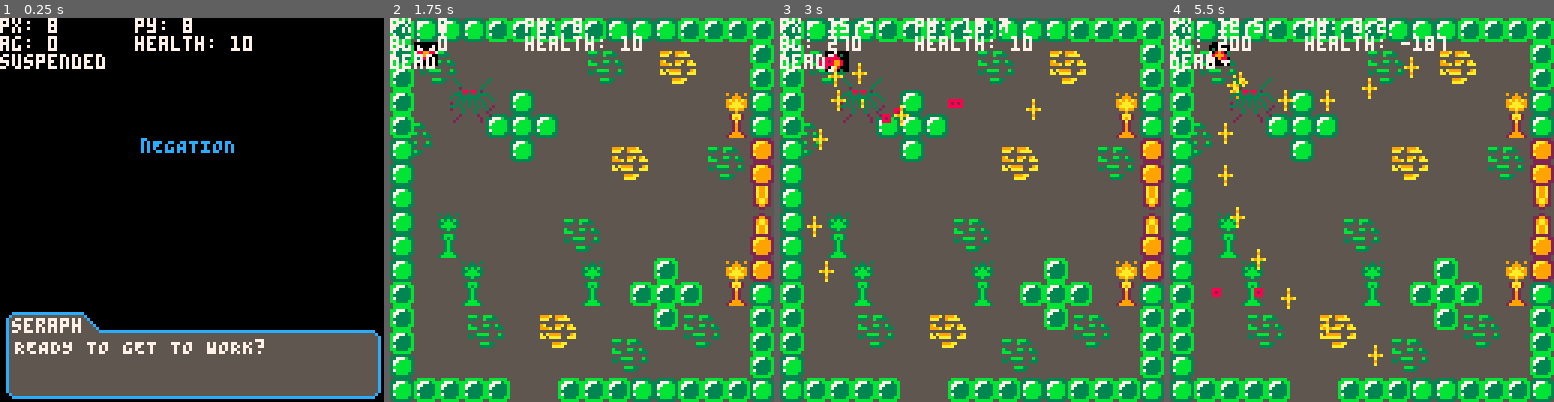
Above: before the commit, frames 1-4 (left to right).
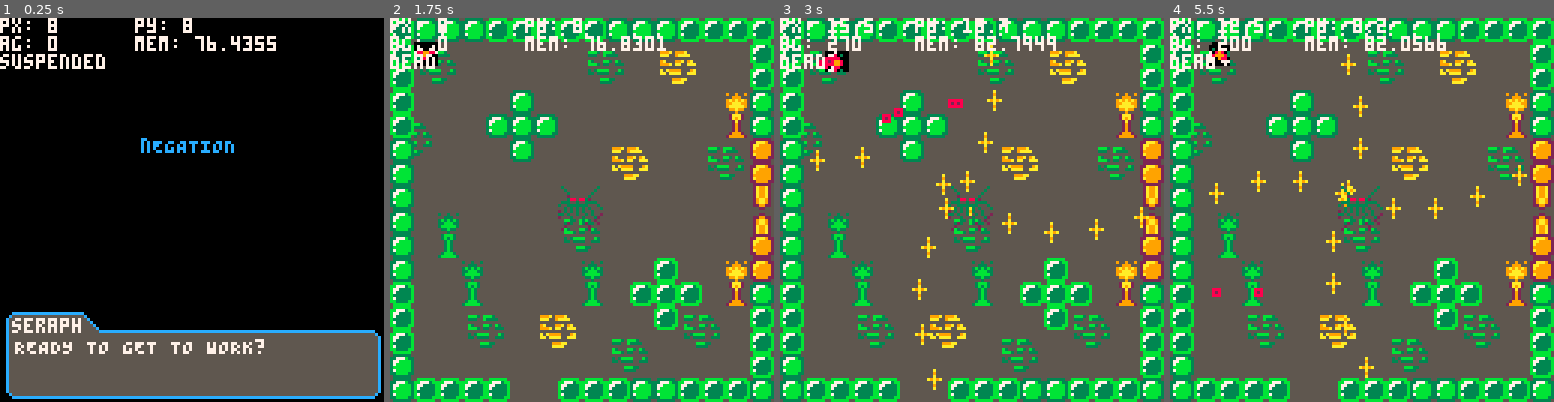
Above: after the commit, the same moments.

Repository: kbrewington/Negation
Game: PICO-8 cartridge negation.p8
Same seed, same stepped clock (60 frames per second), same inputs: the game is played once before the commit and once after it.
Inputs:
- Up to frame 1 (0.25 s): no input
- Up to frame 2 (1.75 s): tap X (X key) at 0.33, 1.07 s; tap O (Z key) at 0.7, 1.7 s; hold Right from 1.6 s (still down)
- Up to frame 3 (3 s): tap X (X key) at 1.85, 2.97 s; release Right at 2.1 s; tap O (Z key) at 2.1, 2.5, 2.9 s; hold Up 2.15-2.42 s; hold Right from 2.47 s (still down)
- Up to frame 4 (5.5 s): release Right at 3.03 s; hold Left 3.08-3.58 s; tap O (Z key) every 0.4 s from 3.3 to 5.3 s; hold Down 3.63-3.97 s; hold Right 4.02-4.68 s; tap X (X key) at 4.08, 5.2 s; hold Up 4.73-5.03 s; hold Left from 5.08 s (still down)

The runs differ from the first frame. In frame 1, 0.5% of the frame differs, in the area x 35-72%, y 4-9%; in frame 2, 1.3%; in frame 3, 2.9%; in frame 4, 3.1%, in the area x 10-93%, y 4-94%.

Commit message:
Centered boss, moved enemies around.

Diff:
--- a/negation.p8
+++ b/negation.p8
@@ -172,8 +172,8 @@
   print("py: " .. round(player.y, 1), 45, 0, 7)
 
   print("ag: " .. player.angle, 0, 6, 7)
-  --print("mem: ".. stat(0), 45, 6, 7)
-  print("health: ".. player.health, 45, 6, 7)
+  print("mem: ".. stat(0), 45, 6, 7)
+  --print("health: ".. player.health, 45, 6, 7)
 
   print(costatus(game), 0, 12, 7)
   print("", 45, 12, 7)
@@ -448,7 +448,7 @@
 ]]
 function dialog_seraph(dialog)
   wait.dialog_finish = true
-  local dialog = dialog or {}
+  --local dialog = dialog or {}
   local bck_color = dialog.bck_color or 5
   local brd_color = dialog.brd_color or 0
   local fnt_color = dialog.fnt_color or 7
@@ -520,8 +520,8 @@
   drawdialog = false
 
   -- probably function to start/control enemy spawning instead of just adding them here
-  add(basic_enemies, enemy(40, 60))
-  add(basic_enemies, enemy(100, 100))
+  add(basic_enemies, enemy(40, 120))
+  add(basic_enemies, enemy(112, 60))
   yield()
 
   kill_all_enemies()
@@ -534,7 +534,7 @@
   wait.controls = false
   drawdialog = false
 
-  boss1 = boss(20, 20, 128)
+  boss1 = boss(56, 56, 128)
   drawboss = true
 end
 
@@ -708,7 +708,7 @@
     end
 
     if bump(b.x, b.y) then
-      del(player_bullets, b)
+      del(enemy_bullets, b)
       b = nil
     end
 
